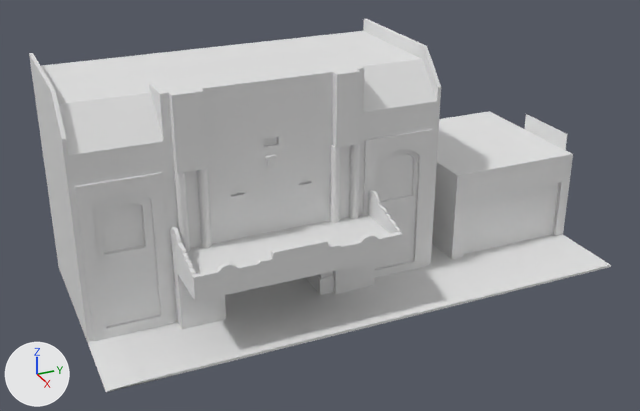
Two versions of the Blender file Assets/Buildings/Streets/Decatur/Baileys 81 Theater.blend, one commit apart.
One viewpoint serves both versions: a camera (50 mm lens) standing at (7.86, -3.37, 4.96) and looking at (-0.35, 0.32, 0.85). Lighting does not change. The marker at lower left points along +X, +Y and +Z. Materials are left out; every surface is plain grey.

Objects in the first picture: 'Mesh1 marquee_side_scallop_1_1 Model.002'.
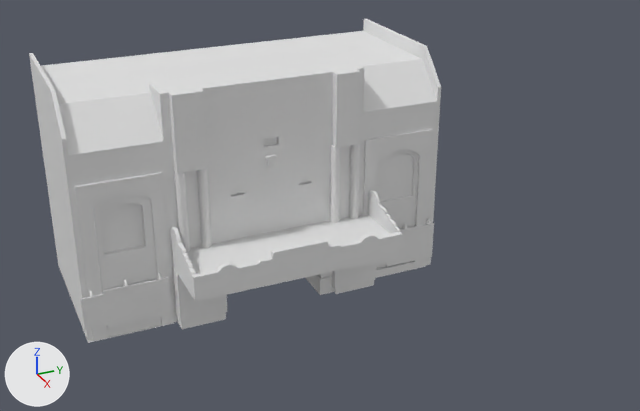
Edits to the bpy script that builds the scene:
```text
Change me_mesh1_marquee_side_scallop_1_1_model_002:
    used by ob_mesh1_marquee_side_scallop_1_1_model_002
    remove me_mesh1_marquee_side_scallop_1_1_model_002.from_pydata(...)  # 1185 vertices, 752 faces, 6 loose edges; spans x -1.78..0.88, y -0.03..2.53, z -5.92..0.0
    add me_mesh1_marquee_side_scallop_1_1_model_002.from_pydata(...)  # 1129 vertices, 695 faces, 5 loose edges; spans x -1.78..0.76, y 0.0..2.53, z -3.99..0.0
    me_mesh1_marquee_side_scallop_1_1_model_002 part 1
    63 vertices are removed from x -1.78..0.88, y -0.03..1.29, z -5.92..0.0
    200 faces are deleted
    2 loose edges are deleted
    2 vertices move from x 0.1..0.11, y 0.0..0.2, z -2.68 to x 0.1..0.11, y 0.0..0.2, z -2.84
    7 vertices are added at x -1.78..0.11, y 0.0..0.45, z -3.99..0.0
    1 loose edge is added
    143 new faces join them
Add me_cube:
    me_cube.from_pydata(...)  # 48 vertices, 36 faces; spans x -0.45..0.15, y -0.57..3.42, z -0.27..0.31
Add ob_cube:
    ob_cube = bpy.data.objects.new('Cube', me_cube)
    ob_cube.location = (0.029, -1.841, 0.342)
```

Where the change shows, as pixel boxes [x1, y1, x2, y2] in the pictures (640 x 411 px; the box of a moved part takes in the faces that stretch with it):
'Mesh1 marquee_side_scallop_1_1 Model.002', reshaped (29% narrower, 13% shorter): before [29, 19, 611, 392]; after [29, 19, 441, 343]
'Cube', added: after [81, 223, 434, 330]
part 1 of me_mesh1_marquee_side_scallop_1_1_model_002, moved or reshaped: before [29, 54, 611, 392]; after [29, 54, 400, 343]
